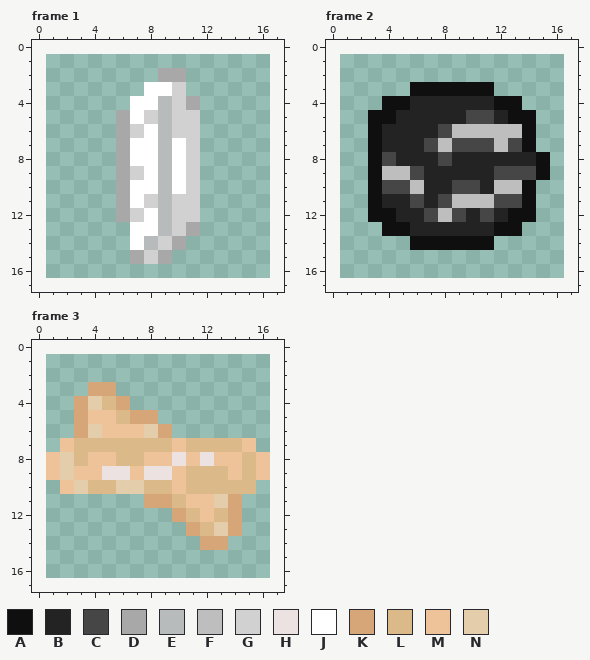
A pixel-art file gets an edit: frontend/public/assets/images/items/minerals.ase. Above is the file before it was changed.
16x16 pixels, 10 frames. Colours within 5 levels of each other are drawn and written as one. Shown: frame 1, frame 2, frame 3. The old version is drawn lined up with the new one, on the new canvas. The commit also changed other frames, which this record leaves out.
Palette (. is transparent): A #0f0f0f  B #232323  C #464646  D #a8a8a8  E #b8bbbb  F #bebebe  G #d1d1d1  H #ede2e2  J #ffffff  K #d6a679  L #dbb988  M #eec39a  N #e4cdab
Pixels before, frame 1, first column x 6:
 2 ...DD.
 3 ..JJG.
 4 .JJEGD
 5 DJGEGG
 6 DGJEGG
 7 DJJEJG
 8 DJJEJG
 9 DGJEJG
10 DJJEJG
11 DJGEGG
12 DGJEGG
13 .JJEGD
14 .JEGD.
15 .DGD..
Pixels before, frame 2, first column x 3:
 3 ...AAAAAA....
 4 .AABBBBBBAA..
 5 AABBBBBCCBAA.
 6 ABBBBCFFFFFA.
 7 ABBBCFCCCFCA.
 8 ACBBBCBBBBBBA
 9 AFFCBBBBBCCCA
10 ACCFBBCCBFFA.
11 ABBCBCFFFCCA.
12 AABBCFCBCBAA.
13 .AABBBBBBAA..
14 ...AAAAAA....
Pixels before, frame 3, first column x 1:
 3 ...KK...........
 4 ..KNLK..........
 5 ..KMMLKK........
 6 ..KNMMMNK.......
 7 .MLLLLLLLMLLLLM.
 8 MNLMMLLMMHMHMMLM
 9 MNMMHHMHHMLLLMLM
10 .MNLLNNLLMLLLLL.
11 .......KKLMMNK..
12 .........KLMLK..
13 ..........KLNK..
14 ...........KK...
The result:
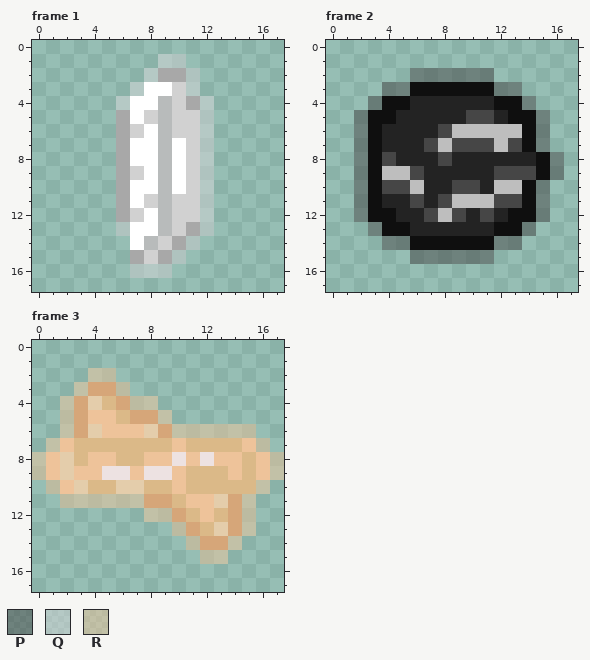
Colours new in this view: P #46464680  Q #d3d4d681  R #eec39a80
Difference:
canvas 16x16 -> 18x18, the old top-left corner now at 1,1
Changed rows in their new state; - is an unchanged pixel.
Frame 1:
first column x 6:
 1 ---QQ--
 2 --Q--Q-
 3 -Q---Q-
 4 Q-----Q
 5 ------Q
 6 ------Q
 7 ------Q
 8 ------Q
 9 ------Q
10 ------Q
11 ------Q
12 ------Q
13 Q-----Q
14 -----Q-
15 ----Q--
16 -QQQ---
Frame 2:
first column x 2:
 2 ----PPPPPP-----
 3 --PP------PP---
 4 -P----------P--
 5 P------------P-
 6 P------------P-
 7 P------------P-
 8 P-------------P
 9 P-------------P
10 P------------P-
11 P------------P-
12 P------------P-
13 -P----------P--
14 --PP------PP---
15 ----PPPPPP-----
Frame 3:
first column x 0:
 2 ----RR------------
 3 ---R--R-----------
 4 --R----RR---------
 5 --R------R--------
 6 --R-------RRRRRR--
 7 -R--------------R-
 8 R----------------R
 9 R----------------R
10 -R--------------R-
11 --RRRRRR-------R--
12 --------RR-----R--
13 ----------R----R--
14 -----------R--R---
15 ------------RR----
Changed places in both pictures, as pixel boxes (x1, y1, x2, y2):
added: (116, 54, 214, 278)
added: (354, 68, 564, 264)
added: (32, 368, 284, 564)
